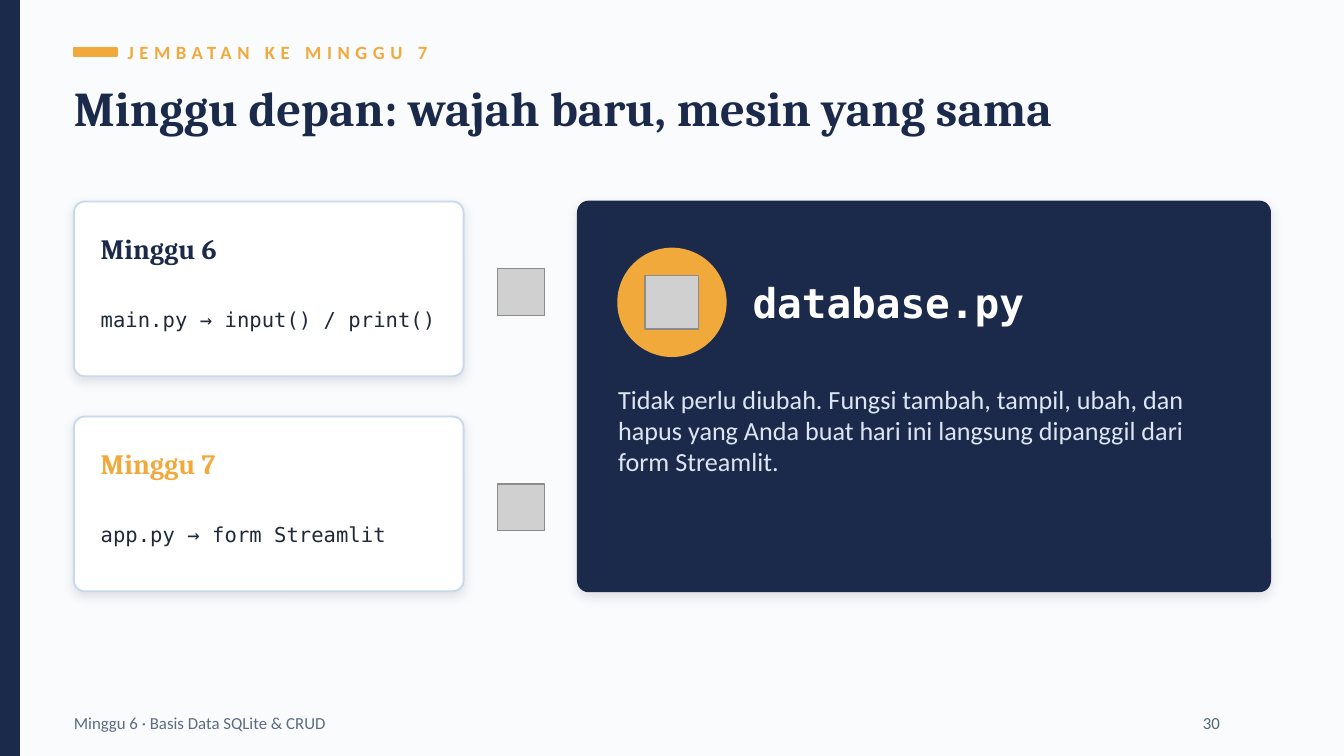
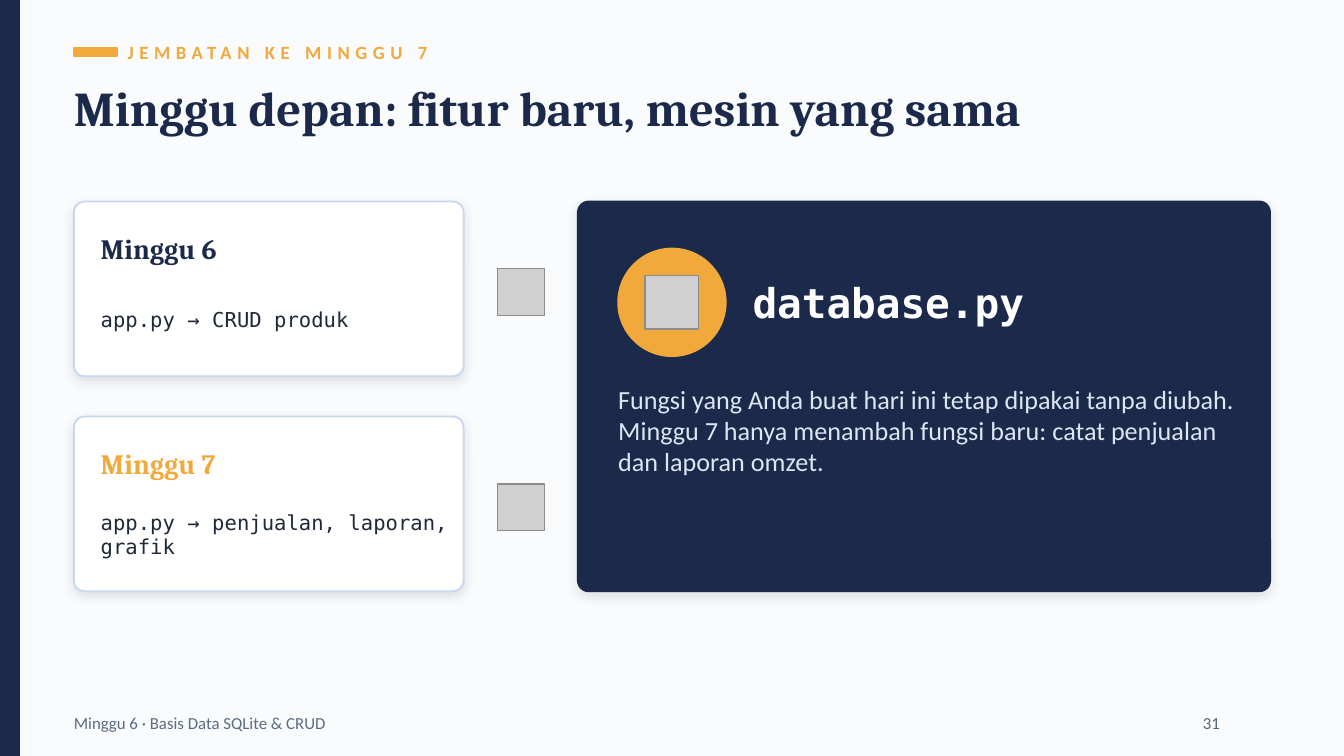
Before and after one commit to iggbudi/Pemrograman-Bisnis-dan-Perancangan-Sistem-Administrasi, a slide deck: slide 31 of Minggu ke-6/minggu-06-slide-basis-data-sqlite-crud.pptx (slide 30 before the commit). Drawn at 1344x756 pixels with LibreOffice and Linux fonts; fonts in the diff are those of the drawing; grey boxes stand for pictures. Boxes give left, top, right and bottom in pixels: in the first picture for what was removed or moved away, otherwise in the second. Text is boxed around its words. In the diff, an @@ line names an element or a change of style, - is before the commit and + after.

```diff
--- a/Minggu ke-6/minggu-06-slide-basis-data-sqlite-crud.pptx
+++ b/Minggu ke-6/minggu-06-slide-basis-data-sqlite-crud.pptx
@@ text at <box>74,91,1021,137</box>: text changed @@
-Minggu depan: wajah baru, mesin yang sama
+Minggu depan: fitur baru, mesin yang sama
@@ text at <box>101,311,348,332</box>: text changed @@
-main.py → input() / print()
+app.py → CRUD produk
@@ text at <box>618,391,1233,475</box>: text changed @@
-Tidak perlu diubah. Fungsi tambah, tampil, ubah, dan hapus yang Anda buat hari ini langsung dipanggil dari form Streamlit.
+Fungsi yang Anda buat hari ini tetap dipakai tanpa diubah. Minggu 7 hanya menambah fungsi baru: catat penjualan dan laporan omzet.
@@ text at <box>101,514,447,559</box>: text changed @@
-app.py → form Streamlit
+app.py → penjualan, laporan, grafik
@@ text at <box>1203,718,1220,729</box>: text changed @@
-30
+31
```
Also in this commit, not shown: 10 other slides changed, 1 slide added, 10 other files.
